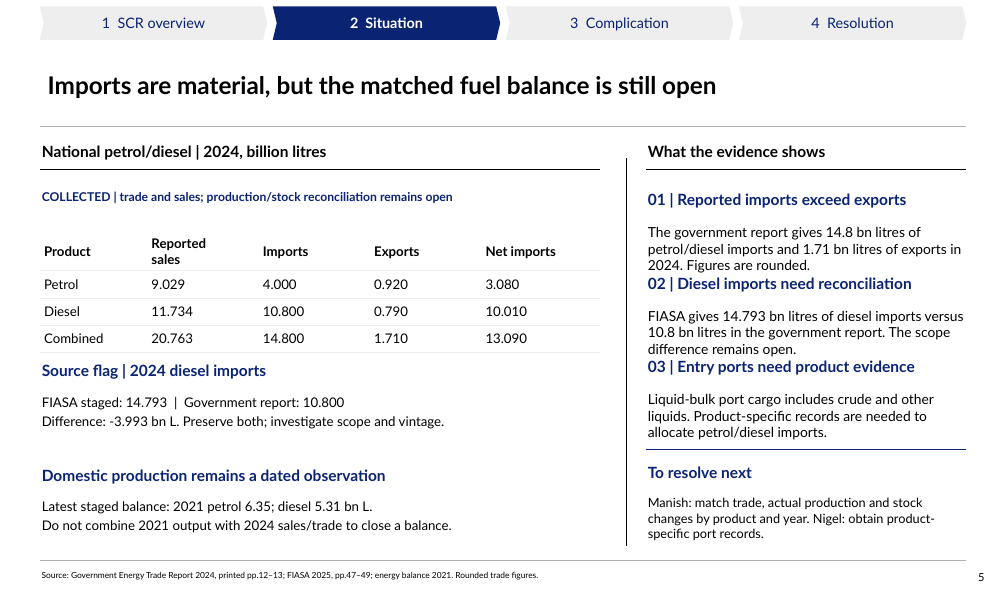
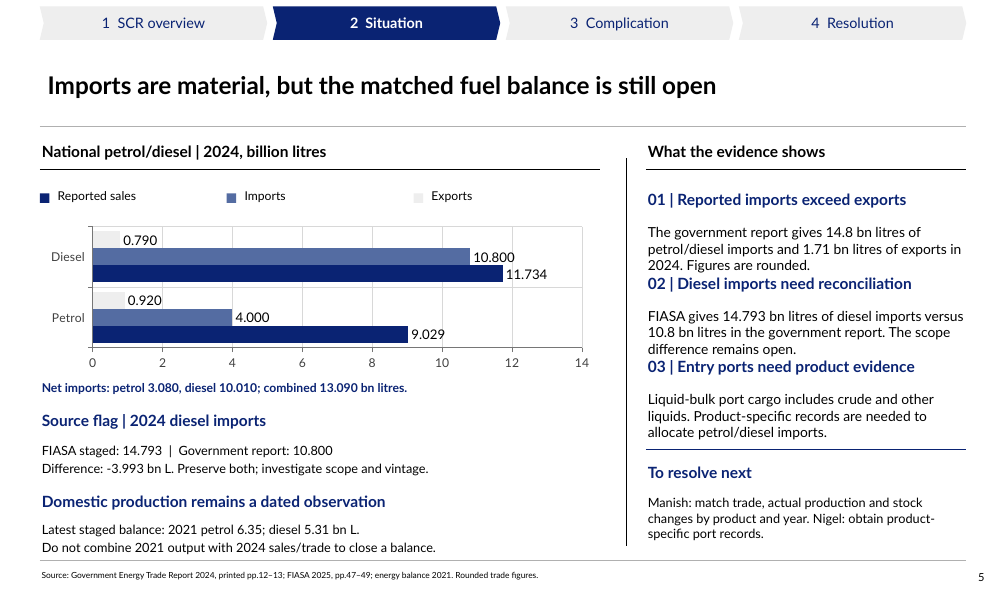
Before and after one commit to Africa-International-Advisors/liquid_fuels_model, a slide deck: slide 5 of pptx/output/delivered/Vopak_Week1_Analytical_Pack_2026_10_06.pptx. Drawn at 1008x597 pixels with LibreOffice and Linux fonts; fonts in the diff are those of the drawing; background and template pictures are left out. Boxes give left, top, right and bottom in pixels: in the first picture for what was removed or moved away, otherwise in the second. Text is boxed around its words. In the diff, an @@ line names an element or a change of style, - is before the commit and + after.

Commit message:
Replace national fuel table with labelled sales, imports and exports comparison chart

```diff
--- a/pptx/output/delivered/Vopak_Week1_Analytical_Pack_2026_10_06.pptx
+++ b/pptx/output/delivered/Vopak_Week1_Analytical_Pack_2026_10_06.pptx
@@ rectangle added at [40, 193, 49, 203], fill #0A2373 @@
@@ text removed at [42, 192, 453, 203] @@
-COLLECTED | trade and sales; production/stock reconciliation remains open
@@ text added at [58, 191, 136, 202], 11 pt, text #000000 @@
+Reported sales
@@ rectangle added at [227, 193, 236, 203], fill #546CA2 @@
@@ text added at [245, 191, 286, 202], 11 pt, text #000000 @@
+Imports
@@ rectangle added at [414, 193, 423, 203], fill #EEEEEE @@
@@ text added at [431, 191, 472, 202], 11 pt, text #000000 @@
+Exports
@@ table removed at [40, 232, 601, 347], 4 rows, 5 columns @@
-Product | Reported / sales | Imports | Exports | Net imports
-Petrol | 9.029 | 4.000 | 0.920 | 3.080
-Diesel | 11.734 | 10.800 | 0.790 | 10.010
-Combined | 20.763 | 14.800 | 1.710 | 13.090
@@ bar chart added at [40, 224, 601, 373] @@
+categories: Petrol, Diesel
+Series 1: 9.029, 11.734
+Series 2: 4, 10.8
+Series 3: 0.92, 0.79
@@ text added at [42, 383, 408, 394], 11 pt, text #0A2373, bold @@
+Net imports: petrol 3.080, diesel 10.010; combined 13.090 bn litres.
@@ text "Source flag | 2024 diesel ...": place and size @@
-text "Source flag | 2024 diesel ..." at [42, 364, 266, 379]
+text "Source flag | 2024 diesel ..." at [42, 414, 266, 429]
@@ text "FIASA staged: 14.793 | Government ..." at [42, 445, 429, 476]: size 12 to 11.5 pt @@
@@ text "FIASA staged: 14.793 | Government ...": place and size @@
-text "FIASA staged: 14.793 | Government ..." at [42, 397, 444, 429]
+text "FIASA staged: 14.793 | Government ..." at [42, 445, 429, 476]
@@ text "Domestic production remains a dated ...": place and size @@
-text "Domestic production remains a dated ..." at [42, 469, 386, 484]
+text "Domestic production remains a dated ..." at [42, 495, 386, 510]
@@ text "Latest staged balance: 2021 petrol ...": place and size @@
-text "Latest staged balance: 2021 petrol ..." at [42, 501, 451, 533]
+text "Latest staged balance: 2021 petrol ..." at [42, 524, 436, 554]
@@ text "Latest staged balance: 2021 petrol ..." at [42, 524, 436, 554]: size 12 to 11.5 pt @@
```
Also in this commit, not shown: 2 other slides changed, 3 other files.
